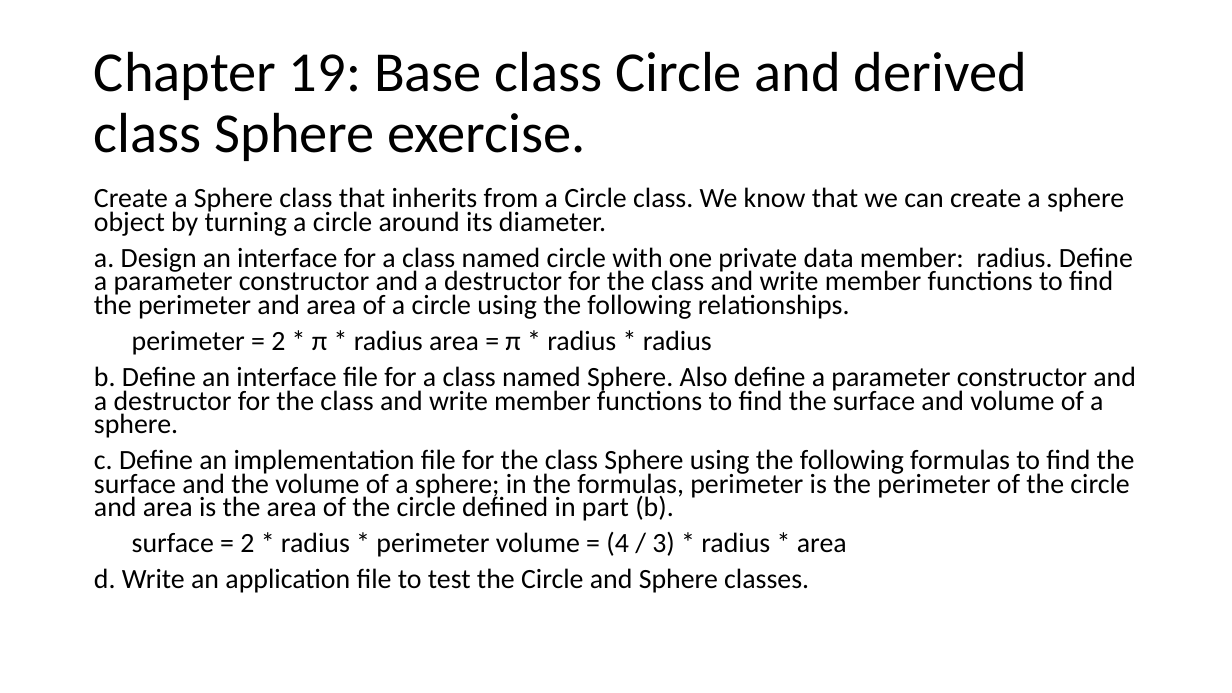
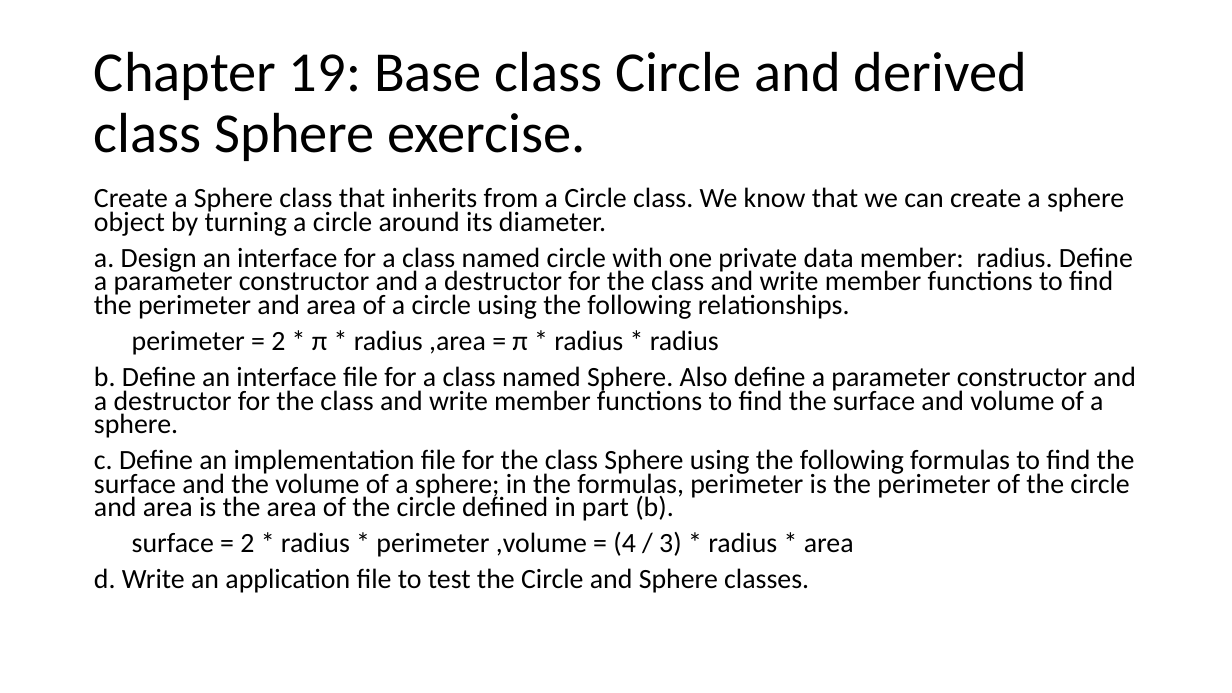
Before and after one commit to akabacon/-15-, a slide deck: slide 3 of Programming Assignment for Chapter 18.pptx. Drawn at 1232x693 pixels with LibreOffice and Linux fonts; fonts in the diff are those of the drawing. Boxes give left, top, right and bottom in pixels: in the first picture for what was removed or moved away, otherwise in the second. Text is boxed around its words. In the diff, an @@ line names an element or a change of style, - is before the commit and + after.

Commit message:
error in line17 delete radius

```diff
--- a/Programming Assignment for Chapter 18.pptx
+++ b/Programming Assignment for Chapter 18.pptx
@@ text at [132, 330, 719, 355]: text changed @@
-perimeter = 2 * π * radius area = π * radius * radius
+perimeter = 2 * π * radius ,area = π * radius * radius
@@ text at [132, 532, 854, 557]: text changed @@
-surface = 2 * radius * perimeter volume = (4 / 3) * radius * area
+surface = 2 * radius * perimeter ,volume = (4 / 3) * radius * area
```
Also in this commit, not shown: 15 other files.
